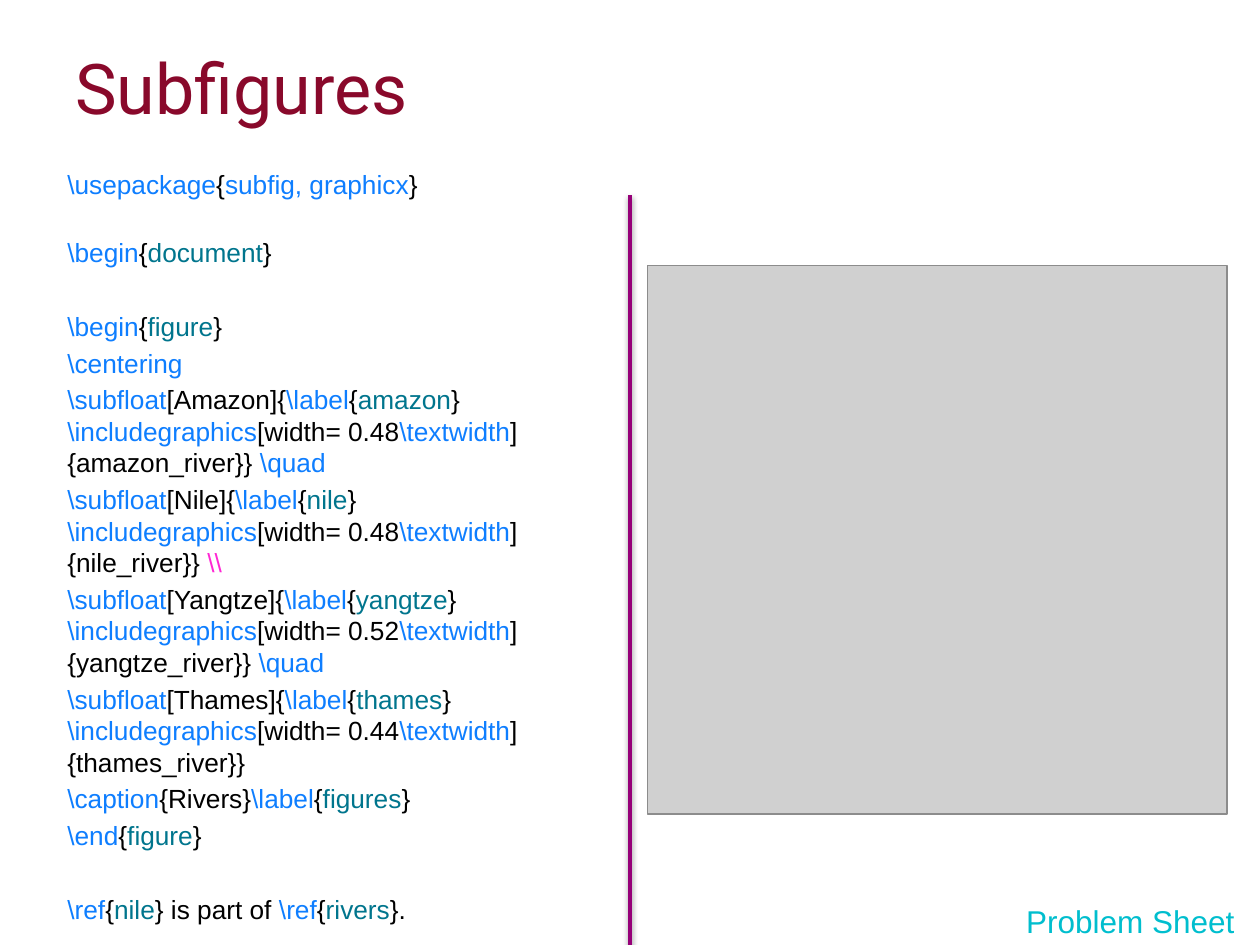
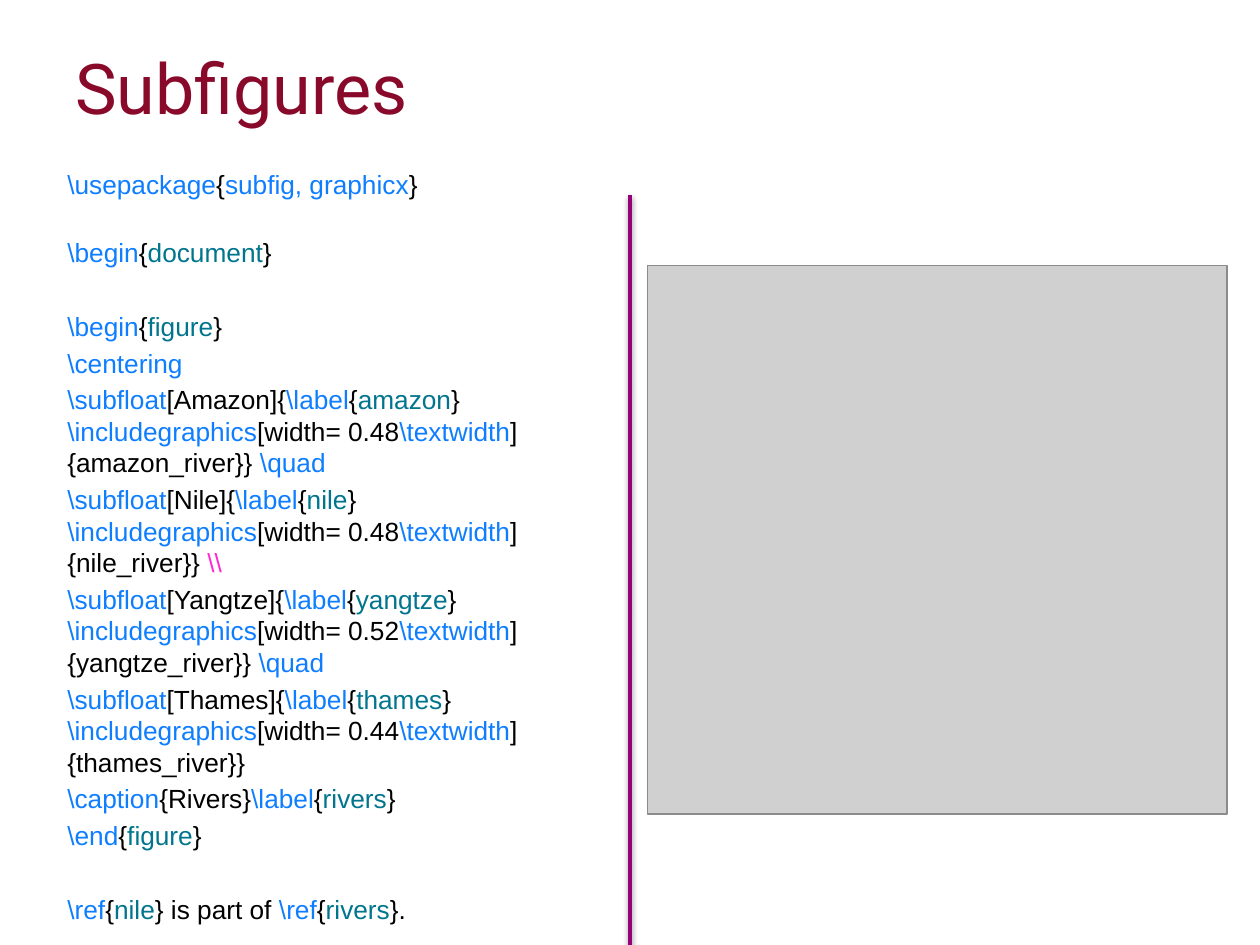
Before and after one commit to ImperialCollegeLondon/RCDS-writing-theses-in-latex, a slide deck: slide 28 of Writing Theses in Latex Slides.pptx (slide 29 before the commit). Drawn at 1260x945 pixels with LibreOffice and Linux fonts; fonts in the diff are those of the drawing; grey boxes stand for pictures; background and template pictures are left out. Boxes give left, top, right and bottom in pixels: in the first picture for what was removed or moved away, otherwise in the second. Text is boxed around its words. In the diff, an @@ line names an element or a change of style, - is before the commit and + after.

Commit message:
Swapping subfig and graphicspath

```diff
--- a/Writing Theses in Latex Slides.pptx
+++ b/Writing Theses in Latex Slides.pptx
@@ text at (67,789,395,814): text changed @@
-\caption{Rivers}\label{figures}
+\caption{Rivers}\label{rivers}
@@ text removed at (1026,910,1234,934) @@
-Problem Sheet
```
Also in this commit, not shown: 2 other slides changed, 2 other files.
